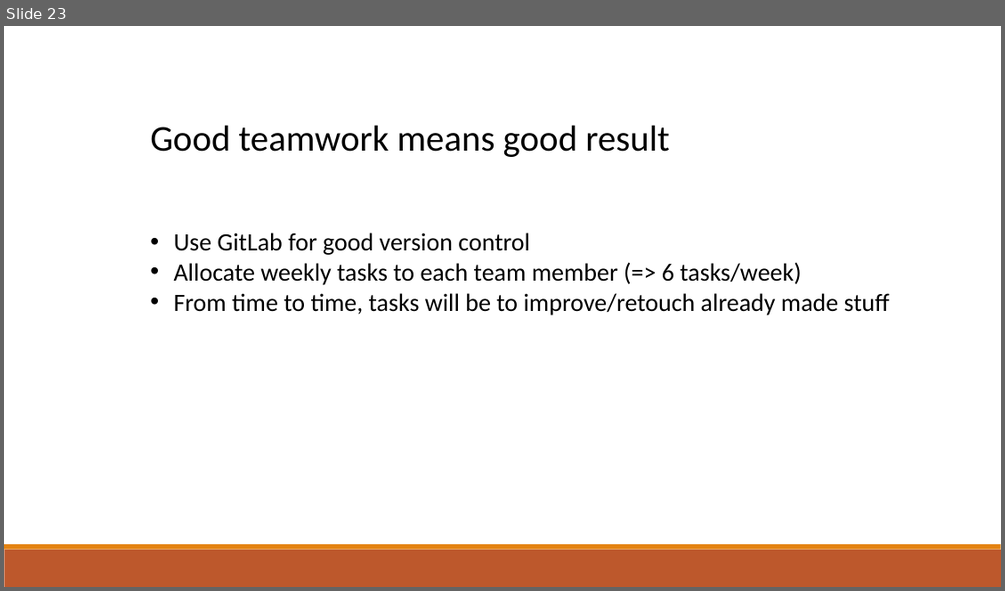
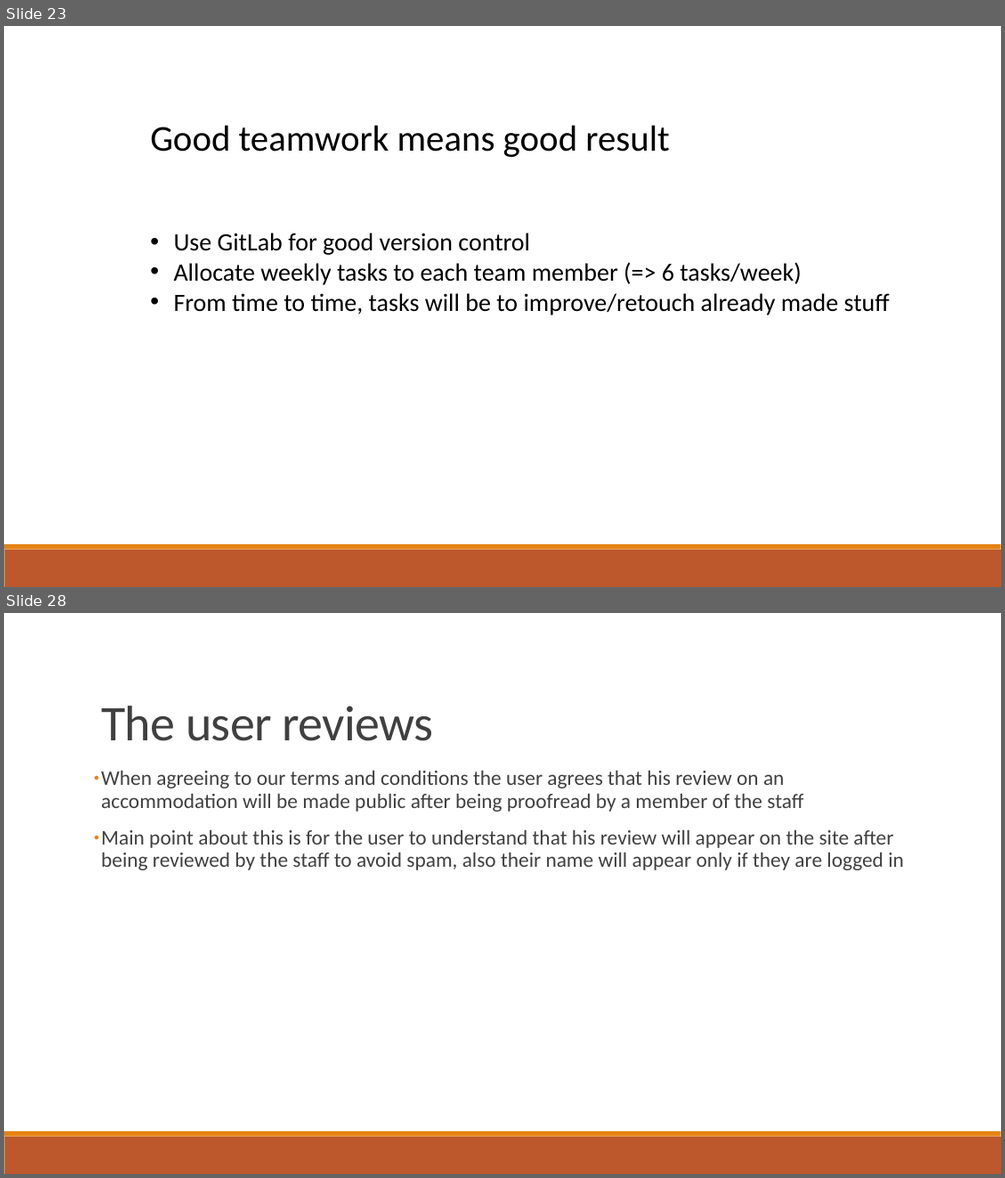
Before and after one commit to dragosthealex/roomies, a slide deck: resources/final_presentation.pptx. Shown one above the other, each under a label of ours: slide 23 before the commit, slides 23 and 28 after it; the slides between them are not shown. The pictures are 1005x591 and 1005x1178 pixels, drawn with LibreOffice and Linux fonts; fonts in the diff are those of the drawing. Boxes give left, top, right and bottom in pixels: in the first picture for what was removed or moved away, otherwise in the second. Text is boxed around its words. In the diff, an @@ line names an element or a change of style, - is before the commit and + after.

```diff
--- a/resources/final_presentation.pptx
+++ b/resources/final_presentation.pptx
@@ slide 28 added at (4,613,1001,1174), background #FFFFFF; not listed: 2 template elements that a slide beside it also shows @@
@@ title added at (101,706,433,741), 48 pt, text #404040 @@
+The user reviews
@@ text added at (101,771,904,870), 20 pt, text #404040 @@
+● When agreeing to our terms and conditions the user agrees that his review on an accommodation will be made public after being proofread by a member of the staff
+● Main point about this is for the user to understand that his review will appear on the site after being reviewed by the staff to avoid spam, also their name will appear only if they are logged in
```
Also in this commit, not shown: 2 slides changed, 6 other slides added, 2 slides removed.
